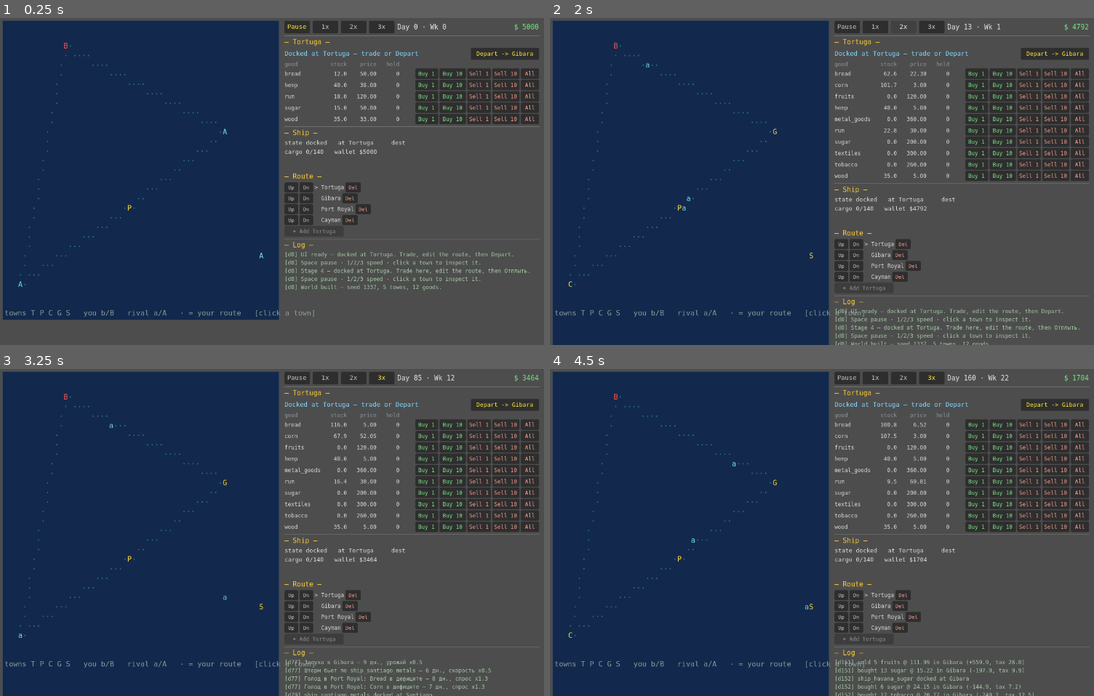
Above: before the commit, frames 1-4 (two rows, left to right).
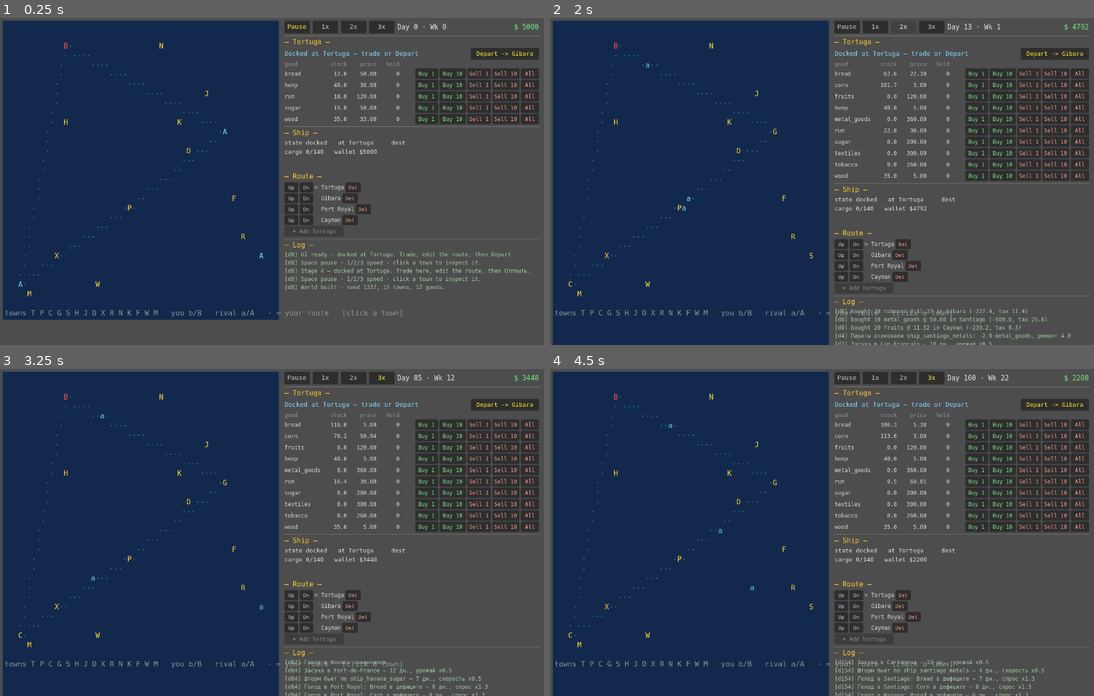
Above: after the commit, the same moments.

Repository: Xilleet/caribbean_trade
Game: Godot game, scene res://main.tscn
Two runs of this game, one before a commit and one after it. Both use one fixed random seed, a clock stepped at 60 frames per second and the inputs below.
Inputs:
- Up to frame 1 (0.25 s): no input
- Up to frame 2 (2 s): click "1x" at 0.5 s; click "2x" at 1.25 s
- Up to frame 3 (3.25 s): click "3x" at 2 s; click "Depart -> Gibara" at 2.75 s
- Up to frame 4 (4.5 s): click "Buy 1" at 3.5 s; click "Buy 10" at 4.25 s

The runs differ from the first frame. In frame 1, 0.5% of the frame differs, in the area x 4-82%, y 7-92%; in frame 2, 1.4%, in the area x 4-98%, y 7-100%; in frame 3, 1.3%; in frame 4, 1.3%.

Commit message:
expand map 5->15 towns...

Diff:
--- a/data/towns.json
+++ b/data/towns.json
@@ -137,5 +137,285 @@
       "bread": 12
     },
     "state": "france"
+  },
+  "havana": {
+    "name": "Havana",
+    "state": "spain",
+    "coords": [
+      200,
+      240
+    ],
+    "population": {
+      "poor": 1500,
+      "middle": 400,
+      "rich": 100
+    },
+    "population_money": 30000,
+    "industries": [
+      "sugar_plantation",
+      "tobacco_plantation",
+      "distillery",
+      "corn_farm",
+      "bakery"
+    ],
+    "initial_stock": {
+      "sugar": 50,
+      "tobacco": 30,
+      "rum": 25,
+      "corn": 30,
+      "bread": 20
+    }
+  },
+  "san_juan": {
+    "name": "San Juan",
+    "state": "spain",
+    "coords": [
+      430,
+      220
+    ],
+    "population": {
+      "poor": 800,
+      "middle": 200,
+      "rich": 40
+    },
+    "population_money": 18000,
+    "industries": [
+      "sugar_plantation",
+      "cotton_plantation",
+      "smithy",
+      "corn_farm",
+      "bakery"
+    ],
+    "initial_stock": {
+      "sugar": 30,
+      "cotton": 25,
+      "metal_goods": 10,
+      "corn": 25,
+      "bread": 18
+    }
+  },
+  "santo_domingo": {
+    "name": "Santo Domingo",
+    "state": "spain",
+    "coords": [
+      400,
+      270
+    ],
+    "population": {
+      "poor": 1200,
+      "middle": 350,
+      "rich": 80
+    },
+    "population_money": 25000,
+    "industries": [
+      "sugar_plantation",
+      "tobacco_plantation",
+      "lumber_camp",
+      "corn_farm",
+      "bakery"
+    ],
+    "initial_stock": {
+      "sugar": 40,
+      "tobacco": 25,
+      "wood": 35,
+      "corn": 30,
+      "bread": 22
+    }
+  },
+  "cartagena": {
+    "name": "Cartagena",
+    "state": "spain",
+    "coords": [
+      180,
+      360
+    ],
+    "population": {
+      "poor": 900,
+      "middle": 250,
+      "rich": 50
+    },
+    "population_money": 20000,
+    "industries": [
+      "mine",
+      "smithy",
+      "lumber_camp",
+      "corn_farm",
+      "bakery"
+    ],
+    "initial_stock": {
+      "metal": 60,
+      "metal_goods": 15,
+      "wood": 25,
+      "corn": 25,
+      "bread": 18
+    }
+  },
+  "bridgetown": {
+    "name": "Bridgetown",
+    "state": "england",
+    "coords": [
+      490,
+      340
+    ],
+    "population": {
+      "poor": 500,
+      "middle": 120,
+      "rich": 30
+    },
+    "population_money": 10000,
+    "industries": [
+      "sugar_plantation",
+      "cotton_plantation",
+      "distillery",
+      "corn_farm",
+      "bakery"
+    ],
+    "initial_stock": {
+      "sugar": 35,
+      "cotton": 20,
+      "rum": 18,
+      "corn": 22,
+      "bread": 15
+    }
+  },
+  "nassau": {
+    "name": "Nassau",
+    "state": "england",
+    "coords": [
+      350,
+      180
+    ],
+    "population": {
+      "poor": 400,
+      "middle": 100,
+      "rich": 20
+    },
+    "population_money": 8000,
+    "industries": [
+      "lumber_camp",
+      "orchard",
+      "hemp_farm",
+      "corn_farm",
+      "bakery"
+    ],
+    "initial_stock": {
+      "wood": 40,
+      "fruits": 25,
+      "hemp": 20,
+      "corn": 20,
+      "bread": 12
+    }
+  },
+  "cap_francais": {
+    "name": "Cap-Français",
+    "state": "france",
+    "coords": [
+      380,
+      240
+    ],
+    "population": {
+      "poor": 600,
+      "middle": 150,
+      "rich": 30
+    },
+    "population_money": 13000,
+    "industries": [
+      "sugar_plantation",
+      "tobacco_plantation",
+      "distillery",
+      "corn_farm",
+      "bakery"
+    ],
+    "initial_stock": {
+      "sugar": 35,
+      "tobacco": 22,
+      "rum": 18,
+      "corn": 22,
+      "bread": 15
+    }
+  },
+  "fort_de_france": {
+    "name": "Fort-de-France",
+    "state": "france",
+    "coords": [
+      470,
+      310
+    ],
+    "population": {
+      "poor": 350,
+      "middle": 90,
+      "rich": 15
+    },
+    "population_money": 7000,
+    "industries": [
+      "sugar_plantation",
+      "orchard",
+      "distillery",
+      "corn_farm",
+      "bakery"
+    ],
+    "initial_stock": {
+      "sugar": 25,
+      "fruits": 20,
+      "rum": 12,
+      "corn": 18,
+      "bread": 10
+    }
+  },
+  "willemstad": {
+    "name": "Willemstad",
+    "state": "netherlands",
+    "coords": [
+      250,
+      380
+    ],
+    "population": {
+      "poor": 700,
+      "middle": 180,
+      "rich": 40
+    },
+    "population_money": 15000,
+    "industries": [
+      "smithy",
+      "textile_mill",
+      "lumber_camp",
+      "corn_farm",
+      "bakery"
+    ],
+    "initial_stock": {
+      "metal_goods": 18,
+      "textiles": 22,
+      "wood": 30,
+      "corn": 22,
+      "bread": 16
+    }
+  },
+  "paramaribo": {
+    "name": "Paramaribo",
+    "state": "netherlands",
+    "coords": [
+      140,
+      390
+    ],
+    "population": {
+      "poor": 450,
+      "middle": 100,
+      "rich": 25
+    },
+    "population_money": 9000,
+    "industries": [
+      "cotton_plantation",
+      "hemp_farm",
+      "lumber_camp",
+      "corn_farm",
+      "bakery"
+    ],
+    "initial_stock": {
+      "cotton": 28,
+      "hemp": 22,
+      "wood": 32,
+      "corn": 20,
+      "bread": 14
+    }
   }
 }
--- a/ui/ascii_map.gd
+++ b/ui/ascii_map.gd
@@ -141,13 +141,25 @@
 	_grid[cy] = row.substr(0, cx) + ch + row.substr(cx + 1)
 
 func _town_glyph(town_id: String) -> String:
-	# One uppercase letter per town; chosen so all five are distinct on the grid.
+	# One uppercase letter per town; 15 distinct glyphs. B/b is reserved for
+	# the player ship, so no town uses B. Letters chosen to be unique even when
+	# town names share an initial (San Juan/Santo Domingo/Santiago all start S).
 	match town_id:
 		"tortuga": return "T"
 		"port_royal": return "P"
 		"cayman": return "C"
 		"gibara": return "G"
 		"santiago": return "S"
+		"havana": return "H"
+		"san_juan": return "J"        # J for Juan (S collides with santiago)
+		"santo_domingo": return "D"   # D for Domingo
+		"cartagena": return "X"       # X (C collides with cayman)
+		"bridgetown": return "R"      # R (B reserved for player ship)
+		"nassau": return "N"
+		"cap_francais": return "K"    # K for Cap (C collides)
+		"fort_de_france": return "F"
+		"willemstad": return "W"
+		"paramaribo": return "M"      # M for Maribo (P collides with port_royal)
 		_: return town_id.substr(0, 1).to_upper()
 
 func _draw() -> void:
@@ -176,7 +188,8 @@
 			draw_string(_font, Vector2(px, py), ch, HORIZONTAL_ALIGNMENT_LEFT, -1, FONT_SIZE, col)
 	# Legend row below the grid.
 	var ly: float = off.y + float(GH) * _cell_h + ascent
-	var legend := "towns T P C G S   you b/B   rival a/A   · = your route   [click a town]"
+	# Stage D1: 15 towns now — list the letters in three groups for the legend.
+	var legend := "towns T P C G S H J D X R N K F W M   you b/B   rival a/A   · = your route   [click a town]"
 	draw_string(_font, Vector2(off.x, ly), legend, HORIZONTAL_ALIGNMENT_LEFT, -1, FONT_SIZE, Color(0.55, 0.6, 0.6))
 	# Subtle border.
 	draw_rect(Rect2(Vector2.ZERO, size), Color(0.2, 0.3, 0.4, 0.6), false, 1.0)
Not shown, changed: Concept.md
Not shown, changed: WORKLOG.md
